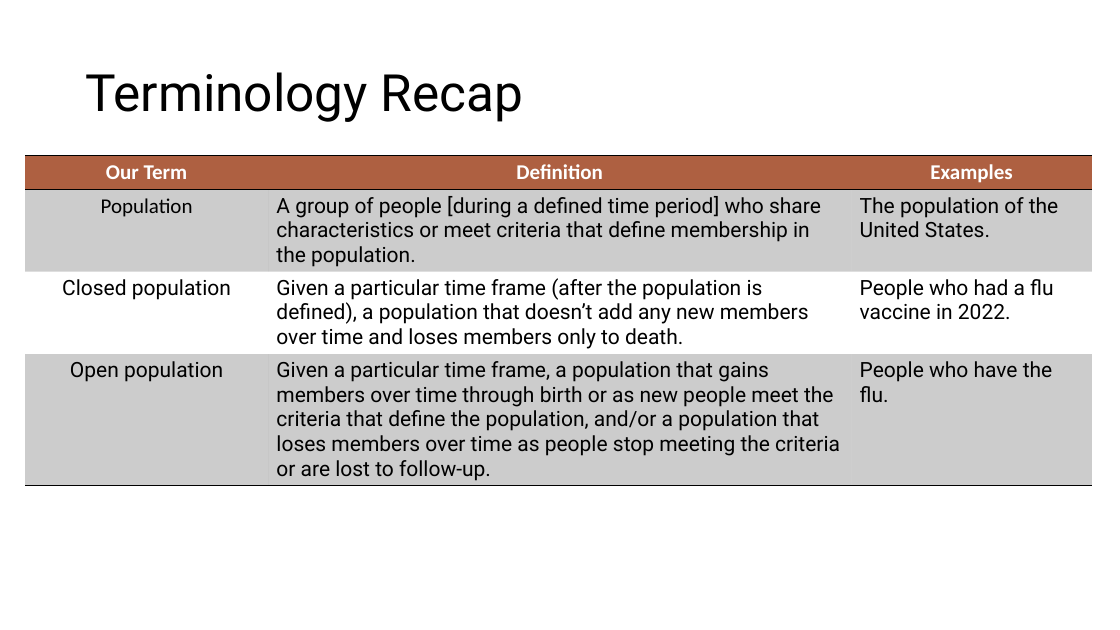
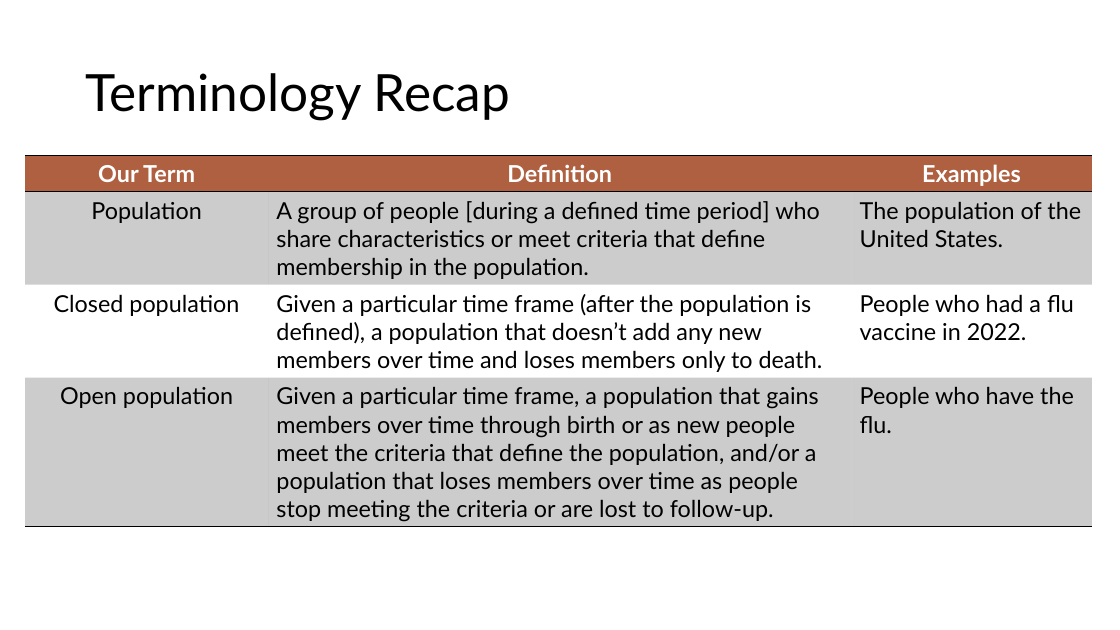
Before and after one commit to brad-cannell/epi_3_public, a slide deck: slide 29 of modules/03 Measures of Occurrence/measures_of_event occurance.pptx. Drawn at 1120x630 pixels with LibreOffice and Linux fonts; fonts in the diff are those of the drawing. Boxes give left, top, right and bottom in pixels: in the first picture for what was removed or moved away, otherwise in the second. Text is boxed around its words. In the diff, an @@ line names an element or a change of style, - is before the commit and + after.

Commit message:
Change font from Univers to Avenir
In the measures of occurrence powerpoint

```diff
--- a/modules/03 Measures of Occurrence/measures_of_event occurance.pptx
+++ b/modules/03 Measures of Occurrence/measures_of_event occurance.pptx
@@ title "Terminology Recap" at [85,73,510,120]: font Roboto to Lato @@
@@ table at [25,155,1092,526] @@
@@ size 18 to 20 pt, font Roboto to Lato @@
@@ font Calibri to Lato in "Our Term", "Definition", "Examples", "Population" @@
```
Also in this commit, not shown: 77 other slides changed, 1 slide removed.
